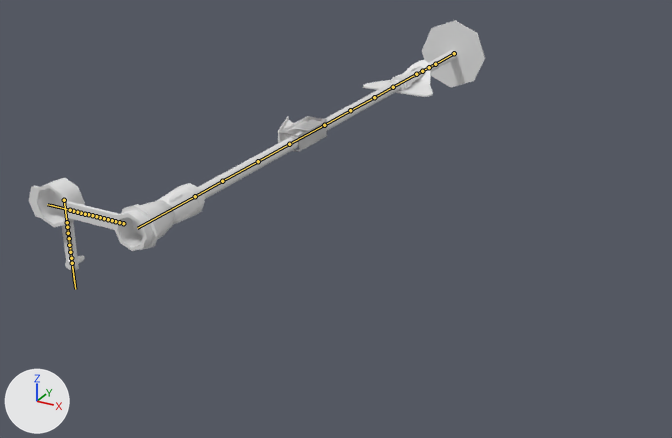
Before and after pictures for a commit that changed the FBX model care-up/Assets/Resources_moved/Models/PEG_Sonde.fbx.
One viewpoint serves both versions: a 50 mm lens placed at (0.183, -0.466, 0.12), pointed at (0.0, -0.133, -0.046). The axes (+X, +Y, +Z) are drawn at lower left. The lights are the same throughout. The bones that bend it are drawn over the model as lines.

Objects in the first picture: 'PEG_ClampClosed_L', 'PEG_ClampOpened_L', 'PEG_Fixtor_L', 'PEG_Sonde_Body', 'PEG_TriangleBase_L'.
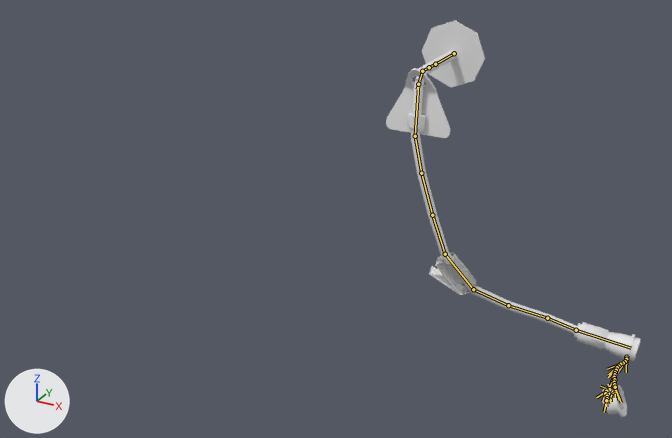
The newer file adds an action. The first version stands in its rest pose; the second is drawn at frame 433 of the action 'Armature_L|_PEG_Sonde_SQ2_1_L_Lib.002'.

Location of each change, [x1, y1, x2, y2] in pixels of the pictures (672 x 438 px):
'PEG_Sonde_Body', posed (49% narrower, 58% taller)
    before: [29, 21, 485, 271]
    after: [411, 21, 641, 417]
'PEG_TriangleBase_L', posed (8% narrower, 87% taller)
    before: [363, 60, 433, 97]
    after: [386, 68, 450, 138]
'PEG_ClampClosed_L', posed
    before: [278, 116, 327, 151]
    after: [436, 263, 463, 295]
'PEG_ClampOpened_L', posed
    before: [278, 116, 297, 143]
    after: [429, 253, 476, 295]
'PEG_Fixtor_L', posed (17% narrower)
    before: [390, 73, 412, 90]
    after: [407, 113, 425, 129]
bone 'Bone.003', root to tip
    before: (422, 71) to (414, 75)
    after: (422, 71) to (417, 89)
bone 'Bone.004', root to tip
    before: (416, 74) to (393, 87)
    after: (418, 84) to (415, 136)
bone 'Bone.005', root to tip
    before: (393, 87) to (374, 97)
    after: (415, 136) to (421, 173)
bone 'Bone.006', root to tip
    before: (374, 97) to (350, 110)
    after: (421, 173) to (432, 215)
bone 'Bone.007', root to tip
    before: (350, 110) to (324, 125)
    after: (432, 215) to (445, 254)
bone 'Bone.008', root to tip
    before: (324, 125) to (289, 144)
    after: (445, 254) to (473, 289)
bone 'Bone.009', root to tip
    before: (289, 144) to (258, 161)
    after: (473, 289) to (508, 305)
bone 'Bone.010', root to tip
    before: (258, 161) to (222, 181)
    after: (508, 305) to (547, 318)
bone 'Bone.011', root to tip
    before: (222, 181) to (195, 196)
    after: (547, 318) to (576, 330)
bone 'Bone.012', root to tip
    before: (195, 196) to (137, 228)
    after: (576, 330) to (631, 348)
bone 'Bone.014', root to tip
    before: (123, 223) to (99, 217)
    after: (626, 357) to (626, 372)
bone 'Bone.015', root to tip
    before: (119, 222) to (95, 216)
    after: (626, 359) to (618, 372)
bone 'Bone.016', root to tip
    before: (115, 221) to (92, 215)
    after: (625, 361) to (613, 372)
bone 'Bone.017', root to tip
    before: (112, 220) to (88, 214)
    after: (623, 363) to (607, 369)
bone 'Bone.018', root to tip
    before: (108, 219) to (84, 213)
    after: (620, 364) to (608, 374)
bone 'Bone.019', root to tip
    before: (104, 218) to (80, 212)
    after: (618, 366) to (608, 377)
bone 'Bone.020', root to tip
    before: (100, 217) to (76, 211)
    after: (617, 367) to (612, 382)
bone 'Bone.023', root to tip
    before: (88, 214) to (65, 209)
    after: (614, 374) to (613, 390)
bone 'Bone.024', root to tip
    before: (85, 214) to (62, 208)
    after: (614, 377) to (616, 392)
bone 'Bone.025', root to tip
    before: (81, 213) to (58, 207)
    after: (614, 379) to (612, 394)
bone 'Bone.026', root to tip
    before: (77, 212) to (54, 206)
    after: (614, 382) to (615, 397)
bone 'Bone.027', root to tip
    before: (73, 211) to (51, 205)
    after: (614, 384) to (619, 400)
bone 'Bone.028', root to tip
    before: (70, 210) to (47, 204)
    after: (615, 387) to (621, 402)
bone 'Bone.031', root to tip
    before: (67, 222) to (70, 249)
    after: (612, 392) to (607, 384)
bone 'Bone.032', root to tip
    before: (67, 227) to (71, 253)
    after: (611, 390) to (600, 386)
bone 'Bone.033', root to tip
    before: (68, 233) to (71, 259)
    after: (609, 389) to (596, 397)
bone 'Bone.034', root to tip
    before: (69, 238) to (72, 265)
    after: (606, 391) to (602, 401)
bone 'Bone.035', root to tip
    before: (69, 245) to (73, 271)
    after: (605, 393) to (611, 402)
bone 'Bone.036', root to tip
    before: (70, 252) to (74, 277)
    after: (607, 396) to (606, 406)

The edits, one by one:
Bone 'Bone.003' (bone_bone_003) turns from (0, 0, 0) to (53, 0, 0) degrees about its own x, y and z.
Bone 'Bone.004' (bone_bone_004) turns from (0, 0, 0) to (33, 0, 0) degrees about its own x, y and z.
Bone 'Bone.005' (bone_bone_005) turns from (0, 0, 0) to (1, 1, -14) degrees about its own x, y and z.
Bone 'Bone.006' (bone_bone_006) turns from (0, 0, 0) to (-4, -12, 5) degrees about its own x, y and z.
Bone 'Bone.007' (bone_bone_007) turns from (0, 0, 0) to (4, 6, -1) degrees about its own x, y and z.
Bone 'Bone.008' (bone_bone_008) turns from (0, 0, 0) to (14, 5, -14) degrees about its own x, y and z.
Bone 'Bone.009' (bone_bone_009) turns from (0, 0, 0) to (8, -3, -25) degrees about its own x, y and z.
Bone 'Bone.010' (bone_bone_010) turns from (0, 0, 0) to (-1, 5, -9) degrees about its own x, y and z.
Bone 'Bone.011' (bone_bone_011) turns from (0, 0, 0) to (16, -18, 7) degrees about its own x, y and z.
Bone 'Bone.012' (bone_bone_012) turns from (0, 0, 0) to (-2, 0, -6) degrees about its own x, y and z.
Bone 'Bone.014' (bone_bone_014) turns from (0, 0, 0) to (12, 0, 0) degrees about its own x, y and z.
Bone 'Bone.015' (bone_bone_015) turns from (0, 0, 0) to (-25, 0, 0) degrees about its own x, y and z.
Bone 'Bone.016' (bone_bone_016) turns from (0, 0, 0) to (-10, 0, 0) degrees about its own x, y and z.
Bone 'Bone.017' (bone_bone_017) turns from (0, 0, 0) to (-21, 0, 0) degrees about its own x, y and z.
Bone 'Bone.018' (bone_bone_018) turns from (0, 0, 0) to (19, 0, 0) degrees about its own x, y and z.
Bone 'Bone.019' (bone_bone_019) turns from (0, 0, 0) to (6, 0, 0) degrees about its own x, y and z.
Bone 'Bone.020' (bone_bone_020) turns from (0, 0, 0) to (18, 0, 0) degrees about its own x, y and z.
Bone 'Bone.023' (bone_bone_023) turns from (0, 0, 0) to (12, 0, 0) degrees about its own x, y and z.
Bone 'Bone.024' (bone_bone_024) turns from (0, 0, 0) to (8, 0, 0) degrees about its own x, y and z.
Bone 'Bone.025' (bone_bone_025) turns from (0, 0, 0) to (-10, 0, 0) degrees about its own x, y and z.
Bone 'Bone.026' (bone_bone_026) turns from (0, 0, 0) to (8, 0, 0) degrees about its own x, y and z.
Bone 'Bone.027' (bone_bone_027) turns from (0, 0, 0) to (12, 0, 0) degrees about its own x, y and z.
Bone 'Bone.028' (bone_bone_028) turns from (0, 0, 0) to (3, 0, 0) degrees about its own x, y and z.
Bone 'Bone.031' (bone_bone_031) turns from (0, 0, 0) to (-27, 0, 0) degrees about its own x, y and z.
Bone 'Bone.032' (bone_bone_032) turns from (0, 0, 0) to (-23, 0, 0) degrees about its own x, y and z.
Bone 'Bone.033' (bone_bone_033) turns from (0, 0, 0) to (-95, 5, 6) degrees about its own x, y and z.
Bone 'Bone.034' (bone_bone_034) turns from (0, 0, 0) to (-32, 0, 0) degrees about its own x, y and z.
Bone 'Bone.035' (bone_bone_035) turns from (0, 0, 0) to (-29, 7, -4) degrees about its own x, y and z.
Bone 'Bone.036' (bone_bone_036) turns from (0, 0, 0) to (19, 0, 0) degrees about its own x, y and z.
